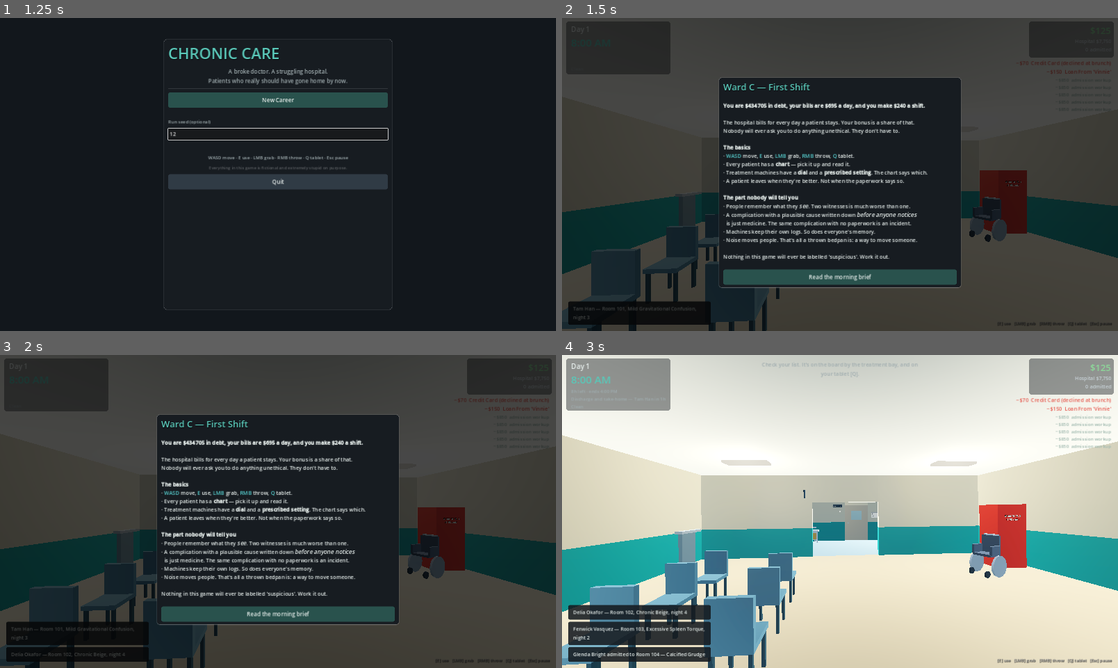
Above: before the commit, frames 1-4 (two rows, left to right).
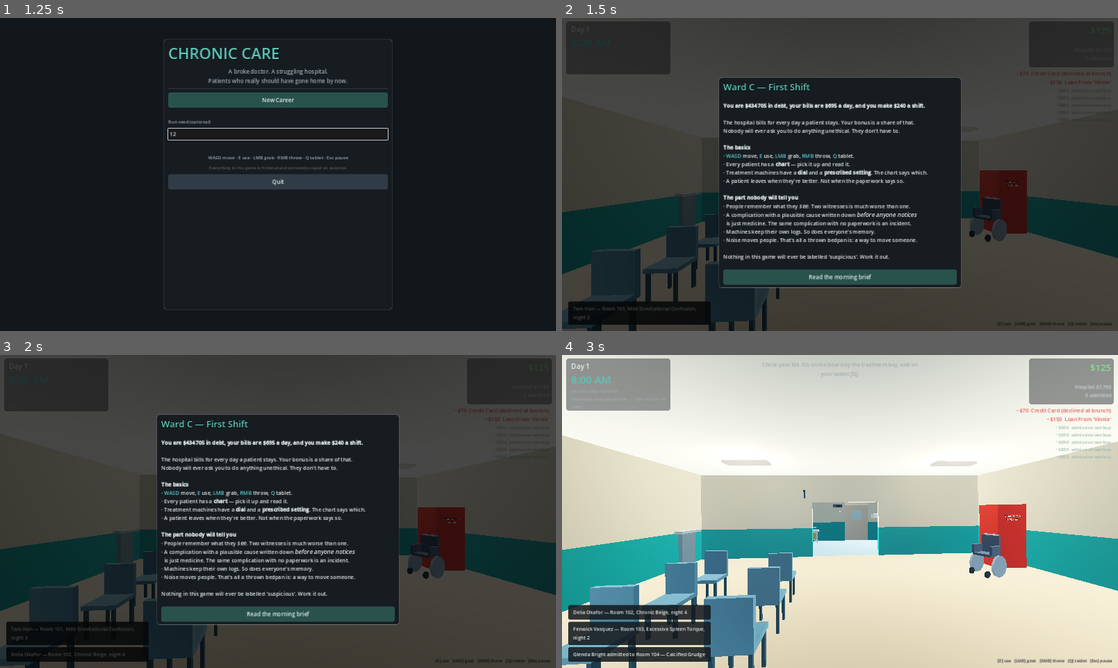
Above: after the commit, the same moments.

Repository: masonobegi/crypts-of-chaos
Game: Godot game, scene res://scenes/Boot.tscn
The game is run twice, just before and just after one commit, with the same random seed, the same clock (stepped at 60 frames per second) and the same inputs.
Inputs (mouse positions are in pixels of both pictures, inside the frame that each line leads up to):
- Up to frame 1 (1.25 s): click (278, 133) at 0.52 s; type "12" at 0.6 s
- Up to frame 2 (1.5 s): click "New Career" at 1.25 s
- Up to frame 3 (2 s): no input
- Up to frame 4 (3 s): click "Read the morning brief" at 2 s; click "Clock in" at 2.75 s

Frame 1 is identical in both runs. In frame 2, 0.5% of the frame differs, in the area x 82-100%, y 12-22%; in frame 3, 0.5%; in frame 4, 1.3%, in the area x 81-100%, y 6-34%.

Commit message:
Your cut, while you are still earning it

Diff:
--- a/scripts/systems/economy_system.gd
+++ b/scripts/systems/economy_system.gd
@@ -105,6 +105,7 @@
 	# itemises it; the thing on screen every half minute is the ward, because
 	# five separate lines every thirty seconds is not a readout, it is weather.
 	GameState.add_hospital(total, "%d bed%s occupied" % [beds, "" if beds == 1 else "s"])
+	earned_today += total
 
 ## Bill every occupied bed for whatever the hours have not already covered.
 ## This is where a longer stay becomes money.
@@ -126,6 +127,7 @@
 		if owed > 0:
 			GameState.add_hospital(owed, "%s — rest of the day" % p.display_name)
 	billed_today.clear()
+	earned_today = 0
 	return {"revenue": revenue, "lines": lines}
 
 ## A one-off procedure fee: consultations, reviews, operations, discharges.
@@ -146,6 +148,7 @@
 	if amount <= 0:
 		return
 	procedure_fees += amount
+	earned_today += amount
 	procedure_lines.append({"label": label, "amount": amount})
 	GameState.add_hospital(amount, label)
 
@@ -153,6 +156,7 @@
 	if amount <= 0:
 		return
 	procedure_fees -= amount
+	earned_today -= amount
 	procedure_lines.append({"label": label, "amount": -amount})
 	GameState.add_hospital(-amount, label)
 
@@ -172,6 +176,19 @@
 
 ## Your cut. Improved by upgrades and by the hospital actually being profitable —
 ## which is why running a genuinely good ward is a viable strategy, not a joke.
+## What your cut of the shift is worth SO FAR, for the HUD.
+##
+## The player's own money did not move once during an entire shift in any of the
+## four playstyle runs — the crime pays at clock-out and nowhere else, so the
+## thing you are actually trying to survive was a static number in the corner
+## while you played. This is not a payment; it is the running total the payment
+## will be computed from, which is the feedback that was missing. The money
+## still lands at clock-out, and the statement is still the reveal.
+var earned_today := 0
+
+func take_so_far() -> int:
+	return compute_bonus(earned_today)
+
 func compute_bonus(profit: int) -> int:
 	if profit <= 0:
 		return 0
@@ -284,8 +301,9 @@
 	return GameState.total_debt()
 
 func to_dict() -> Dictionary:
-	return {"last": last_statement, "adm": admissions_today}
+	return {"last": last_statement, "adm": admissions_today, "earned": earned_today}
 
 func from_dict(d: Dictionary) -> void:
 	last_statement = d.get("last", {})
 	admissions_today = int(d.get("adm", 0))
+	earned_today = int(d.get("earned", 0))
--- a/scripts/ui/hud.gd
+++ b/scripts/ui/hud.gd
@@ -21,6 +21,7 @@
 var _watch_panel: PanelContainer
 var _subtitle: Label
 var _subtitle_panel: PanelContainer
+var _today: Label
 var _toasts: VBoxContainer
 var _toast_queue: Array = []
 var _toast_gap := 0.0
@@ -89,12 +90,15 @@
 
 	# ---- top right: money
 	var tr_bg := UIKit.panel(Color(0.06, 0.08, 0.10, 0.42), 8)
-	UIKit.place(tr_bg, Control.PRESET_TOP_RIGHT, -256, 10, 244, 104)
+	# Four lines now, not three — the running take goes under the balance, and
+	# the backing panel has to grow with them or the census line hangs off it.
+	UIKit.place(tr_bg, Control.PRESET_TOP_RIGHT, -256, 10, 244, 132)
 	add_child(tr_bg)
 	var tr := UIKit.vbox(2)
-	UIKit.place(tr, Control.PRESET_TOP_RIGHT, -248, 18, 228, 100)
+	# Four lines now, not three: the running take goes under the balance.
+	UIKit.place(tr, Control.PRESET_TOP_RIGHT, -252, 18, 232, 126)
 	_ticker = UIKit.vbox(1)
-	UIKit.place(_ticker, Control.PRESET_TOP_RIGHT, -330, 118, 310, 200)
+	UIKit.place(_ticker, Control.PRESET_TOP_RIGHT, -330, 148, 310, 200)
 	_ticker.alignment = BoxContainer.ALIGNMENT_BEGIN
 	_ticker.mouse_filter = Control.MOUSE_FILTER_IGNORE
 	add_child(_ticker)
@@ -102,7 +106,14 @@
 	_personal = UIKit.label("$0", 26, UIKit.MONEY, HORIZONTAL_ALIGNMENT_RIGHT)
 	_hospital = UIKit.label("Hospital $0", 14, Color(0.78, 0.82, 0.84), HORIZONTAL_ALIGNMENT_RIGHT)
 	_census = UIKit.label("0 admitted", 14, Color(0.78, 0.82, 0.84), HORIZONTAL_ALIGNMENT_RIGHT)
-	for n in [_personal, _hospital, _census]:
+	# Your cut of the shift, as it happens. The player's own money did not move
+	# once in an entire shift in any of the four playstyle runs — the crime pays
+	# at clock-out and nowhere else — so the number you are actually trying to
+	# survive on sat still while you played. It is not paid until you clock out;
+	# this only says what it is worth so far, which is what makes keeping
+	# somebody another night a thing you can WATCH rather than infer.
+	_today = UIKit.label("", 15, UIKit.MONEY, HORIZONTAL_ALIGNMENT_RIGHT)
+	for n in [_personal, _today, _hospital, _census]:
 		n.size_flags_horizontal = Control.SIZE_EXPAND_FILL
 		tr.add_child(n)
 	add_child(tr)
@@ -232,6 +243,12 @@
 		_census.text = "%d admitted · %s/day" % [ps.active_count(),
 			UIKit.money_str(ps.total_daily_revenue())]
 	_refresh_deadline()
+	var eco = get_tree().get_first_node_in_group("economy")
+	if eco != null and GameState.phase == GameState.Phase.SHIFT:
+		var take: int = eco.take_so_far()
+		_today.text = "today  +%s" % UIKit.money_str(take) if take > 0 else ""
+	else:
+		_today.text = ""
 
 ## The two clocks that actually govern a decision: how long is left of the
 ## shift, and how long until somebody is expecting you somewhere.
--- a/tests/smoke_impl.gd
+++ b/tests/smoke_impl.gd
@@ -48,6 +48,7 @@
 			_check_the_ward_sleeps_at_night()
 			_check_the_tutorial_can_advance()
 			_check_a_family_row_keeps_going()
+			_check_your_cut_moves_while_you_play()
 			_check_the_money_is_visible_in_the_building()
 			game.shift.end_shift()
 			_check_the_day_can_still_end()
@@ -479,6 +480,23 @@
 ## so the five people who would normally be lying there watching you work are
 ## five people who are not. It is not free: they wake to a bang, so the
 ## distraction that moved the nurse also wakes the man in the next bed.
+## Does the number the player is actually trying to survive on ever move?
+##
+## It did not: across four scripted playstyle runs the personal-money readout
+## was identical at 8:00 and at 3:59, because the crime pays at clock-out and
+## nowhere else. The take is now accrued as the ward bills, so keeping somebody
+## another night is something you watch rather than something you infer.
+func _check_your_cut_moves_while_you_play() -> void:
+	var eco = game.economy
+	var before: int = eco.take_so_far()
+	eco.bill_interval()
+	eco.bill_interval()
+	var after: int = eco.take_so_far()
+	_ok(after > before, "your cut of the shift grows while the shift is running (%d -> %d)"
+		% [before, after])
+	eco.bill_procedure("Smoke Test Procedure", 900)
+	_ok(eco.take_so_far() > after, "and a procedure you performed lands on it immediately")
+
 ## Eighteen upgrades and the only one you could SEE was a shutter rolling up.
 ## This asserts the fittings exist, that they track ownership rather than being
 ## built once, and that they survive the rebuild a save-load triggers — a career
Not shown, changed: PROGRESS_LOG.md
